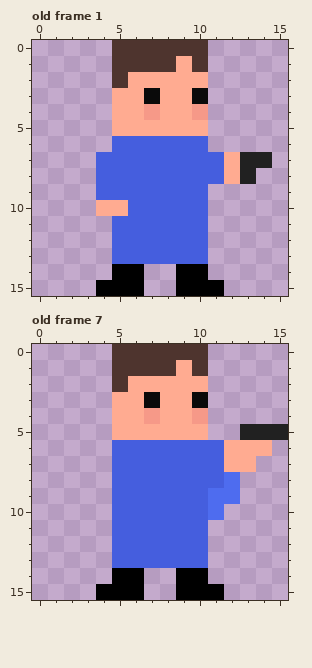
Two versions of one pixel-art file, Assets/Sprites/Sam/sam.ase. Above is the file before it was changed.
16x16 pixels, 7 frames. Shown: old frame 1, old frame 7. The commit also changed other frames, which this record leaves out.
Now the later version:
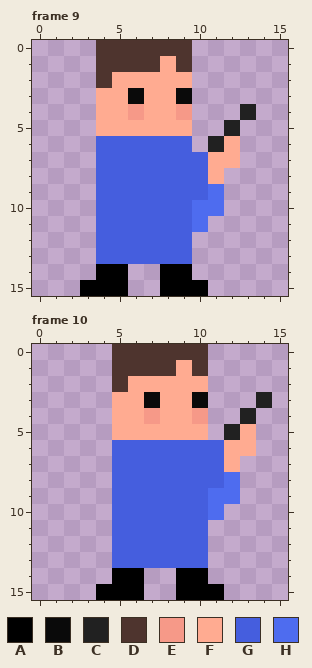
Palette (. is transparent): A #000000  B #0a0a0a  C #212121  D #4e342e  E #f69988  F #ffab91  G #455ede  H #4e6cef
A new or re-ordered frame is compared with the old frame closest to it.
Difference:
frames 7 -> 11
--- frame 9 is new; against old frame 1
@@ x 0..15 @@
- 0 .....DDDDDD.....
- 1 .....DDDDFD.....
- 2 .....DFFFFF.....
- 3 .....FFBFFB.....
- 4 .....FFEFFE.....
- 5 .....FFFFFF.....
- 6 .....GGGGGG.....
- 7 ....GGGGGGGGFCC.
- 8 ....GGGGGGGGFC..
- 9 ....GGGGGGG.....
-10 ....FFGGGGG.....
-11 .....GGGGGG.....
-12 .....GGGGGG.....
-13 .....GGGGGG.....
-14 .....AA..AA.....
-15 ....AAA..AAA....
+ 0 ....DDDDDD......
+ 1 ....DDDDFD......
+ 2 ....DFFFFF......
+ 3 ....FFBFFB......
+ 4 ....FFEFFE...C..
+ 5 ....FFFFFF..C...
+ 6 ....GGGGGG.CF...
+ 7 ....GGGGGGGFF...
+ 8 ....GGGGGGGF....
+ 9 ....GGGGGGGH....
+10 ....GGGGGGHH....
+11 ....GGGGGGH.....
+12 ....GGGGGG......
+13 ....GGGGGG......
+14 ....AA..AA......
+15 ...AAA..AAA.....
--- frame 10 is new; against old frame 7
@@ x 10..15 @@
  2 F.....
- 3 B.....
- 4 E.....
- 5 F..CCC
- 6 GGFFF.
- 7 GGFF..
+ 3 B...C.
+ 4 E..C..
+ 5 F.CF..
+ 6 GGFF..
+ 7 GGF...
  8 GGH...
Boxes around the changes in both pictures, in picture pixels (x1, y1, x2, y2):
changed: (80, 40, 272, 296)
changed: (224, 392, 288, 472)
